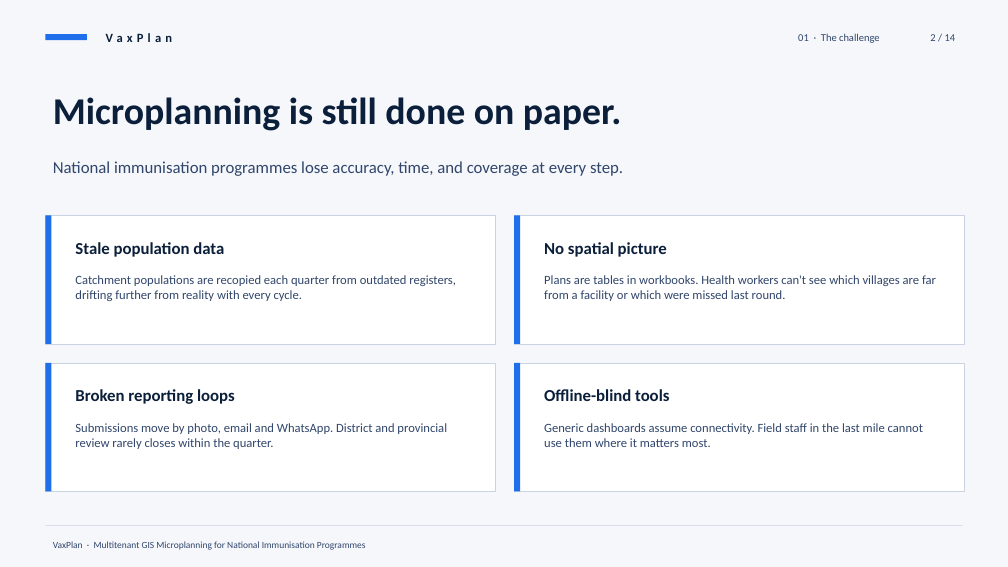
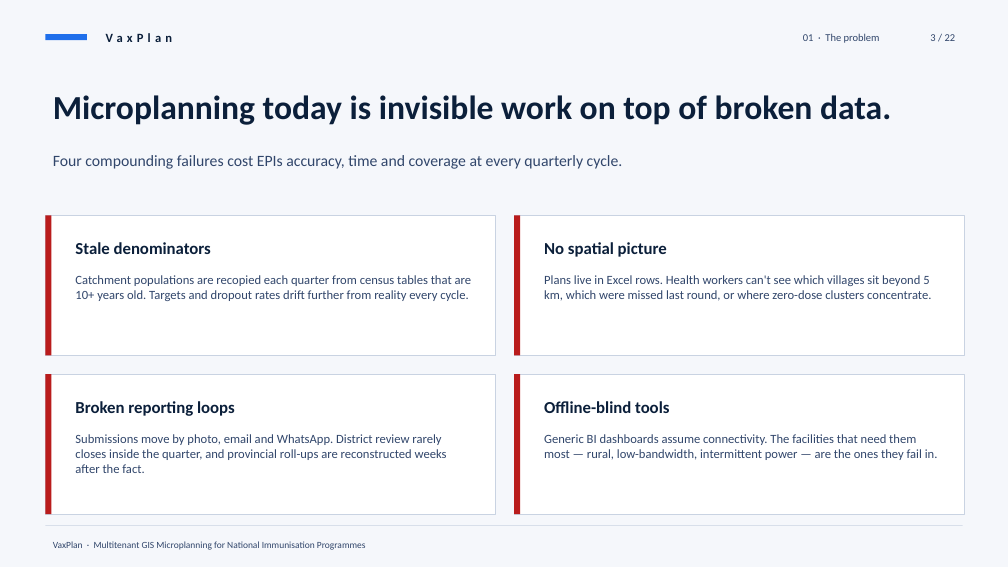
Before and after one commit to Vumbi2018/vaxplan, a slide deck: slide 3 of exports/VaxPlan-Stakeholder-Briefing.pptx (slide 2 before the commit). Drawn at 1008x567 pixels with LibreOffice and Linux fonts; fonts in the diff are those of the drawing. Boxes give left, top, right and bottom in pixels: in the first picture for what was removed or moved away, otherwise in the second. Text is boxed around its words. In the diff, an @@ line names an element or a change of style, - is before the commit and + after.

```diff
--- a/exports/VaxPlan-Stakeholder-Briefing.pptx
+++ b/exports/VaxPlan-Stakeholder-Briefing.pptx
@@ text at box(803, 33, 880, 43): text changed @@
-01 · The challenge
+01 · The problem
@@ text at box(930, 34, 956, 41): text changed @@
-2 / 14
+3 / 22
@@ text at box(53, 95, 891, 125): text changed; size 36 to 32 pt @@
-Microplanning is still done on paper.
+Microplanning today is invisible work on top of broken data.
@@ text at box(53, 155, 623, 169): text changed; size 16 to 15 pt @@
-National immunisation programmes lose accuracy, time, and coverage at every step.
+Four compounding failures cost EPIs accuracy, time and coverage at every quarterly cycle.
@@ rectangle: place and size @@
-rectangle at box(45, 216, 495, 344)
+rectangle at box(45, 216, 495, 355)
@@ rectangle: place and size @@
-rectangle at box(45, 216, 51, 344)
+rectangle at box(45, 216, 51, 355)
@@ rectangle: place and size @@
-rectangle at box(514, 216, 964, 344)
+rectangle at box(514, 216, 964, 355)
@@ rectangle: place and size @@
-rectangle at box(514, 216, 520, 344)
+rectangle at box(514, 216, 520, 355)
@@ text at box(75, 242, 211, 254): text changed @@
-Stale population data
+Stale denominators
@@ text at box(75, 275, 472, 301): text changed @@
-Catchment populations are recopied each quarter from outdated registers, drifting further from reality with every cycle.
+Catchment populations are recopied each quarter from census tables that are 10+ years old. Targets and dropout rates drift further from reality every cycle.
@@ text at box(544, 275, 931, 301): text changed @@
-Plans are tables in workbooks. Health workers can't see which villages are far from a facility or which were missed last round.
+Plans live in Excel rows. Health workers can't see which villages sit beyond 5 km, which were missed last round, or where zero-dose clusters concentrate.
@@ rectangle: place and size @@
-rectangle at box(45, 363, 495, 492)
+rectangle at box(45, 374, 495, 514)
@@ rectangle: place and size @@
-rectangle at box(45, 363, 51, 492)
+rectangle at box(45, 374, 51, 514)
@@ text "Broken reporting loops": place and size @@
-text "Broken reporting loops" at box(75, 389, 235, 404)
+text "Broken reporting loops" at box(75, 401, 235, 416)
@@ rectangle: place and size @@
-rectangle at box(514, 363, 964, 492)
+rectangle at box(514, 374, 964, 514)
@@ fill #1F6FEB to #B91C1C in 4 elements at box(45, 216, 51, 355), box(514, 216, 520, 355), box(45, 374, 51, 514), box(514, 374, 520, 514) @@
@@ rectangle: place and size @@
-rectangle at box(514, 363, 520, 492)
+rectangle at box(514, 374, 520, 514)
@@ text "Offline-blind tools": place and size @@
-text "Offline-blind tools" at box(544, 389, 669, 401)
+text "Offline-blind tools" at box(544, 401, 669, 413)
@@ text at box(75, 434, 447, 473): text changed @@
-Submissions move by photo, email and WhatsApp. District and provincial review rarely closes within the quarter.
+Submissions move by photo, email and WhatsApp. District review rarely closes inside the quarter, and provincial roll-ups are reconstructed weeks after the fact.
@@ text at box(544, 434, 938, 460): text changed @@
-Generic dashboards assume connectivity. Field staff in the last mile cannot use them where it matters most.
+Generic BI dashboards assume connectivity. The facilities that need them most — rural, low-bandwidth, intermittent power — are the ones they fail in.
```
Also in this commit, not shown: 3 other slides changed, 18 slides added, 10 slides removed, 5 other files.
